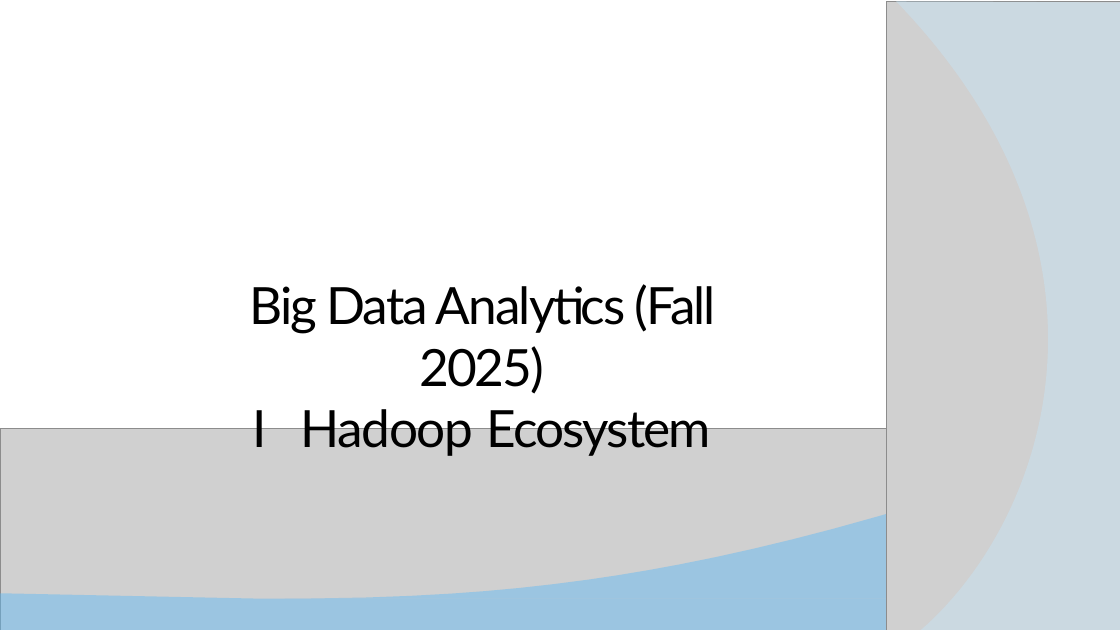
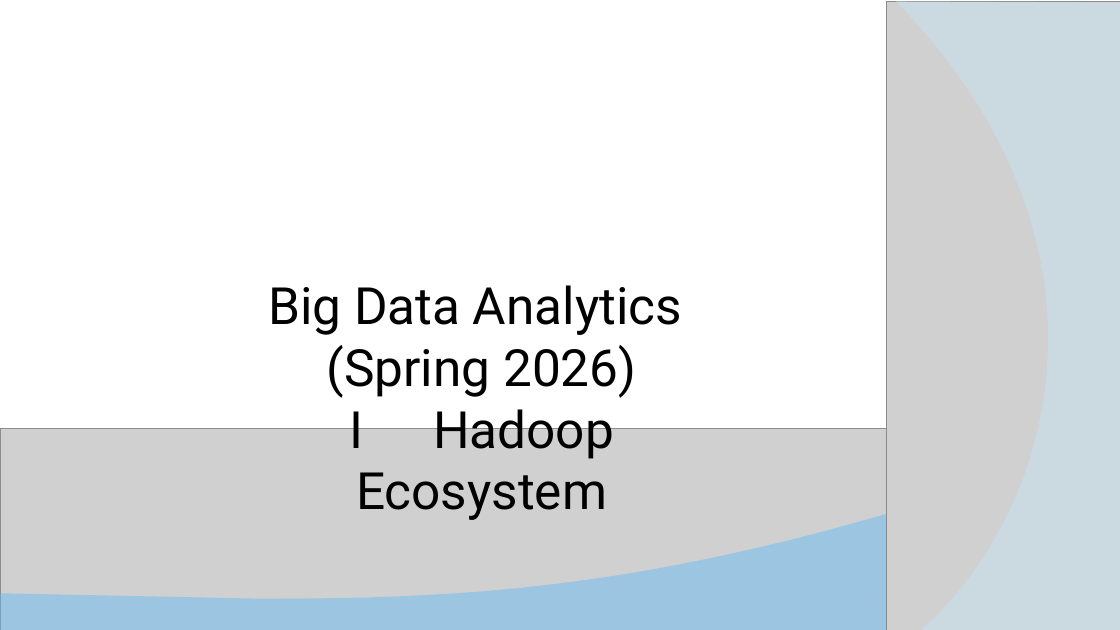
Before and after one commit to zhangyu027/UCI_Hadoop_Apache_Airflow, a slide deck: slide 1 of 02_Slides/M1_Hadoop.pptx. Drawn at 1120x630 pixels with LibreOffice and Linux fonts; fonts in the diff are those of the drawing; grey boxes stand for pictures. Boxes give left, top, right and bottom in pixels: in the first picture for what was removed or moved away, otherwise in the second. Text is boxed around its words. In the diff, an @@ line names an element or a change of style, - is before the commit and + after.

```diff
--- a/02_Slides/M1_Hadoop.pptx
+++ b/02_Slides/M1_Hadoop.pptx
@@ title at (268, 285, 682, 398): text changed; font Lato to Roboto @@
-Big Data Analytics (Fall 2025)
+Big Data Analytics
+(Spring 2026)
@@ title at (349, 400, 614, 520): font Lato to Roboto in "I Hadoop Ecosystem"; letter spacing -0.5 to 0 pt in "I"; letter spacing -1.1 to 0 pt in "Hadoop"; letter spacing -1.6 to 0 pt in "Ecosystem" @@
```
Also in this commit, not shown: 58 other slides changed, 9 other files.
